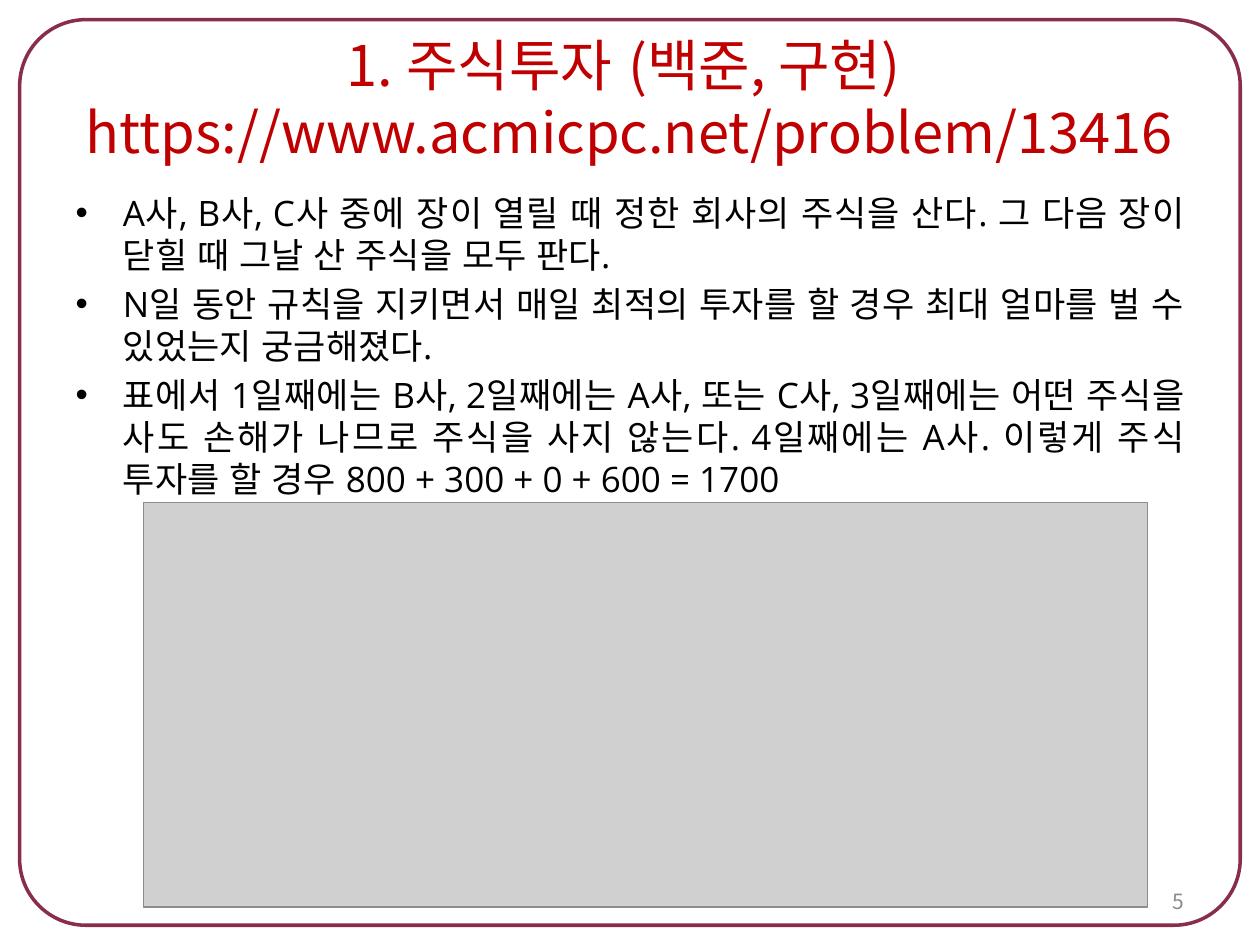
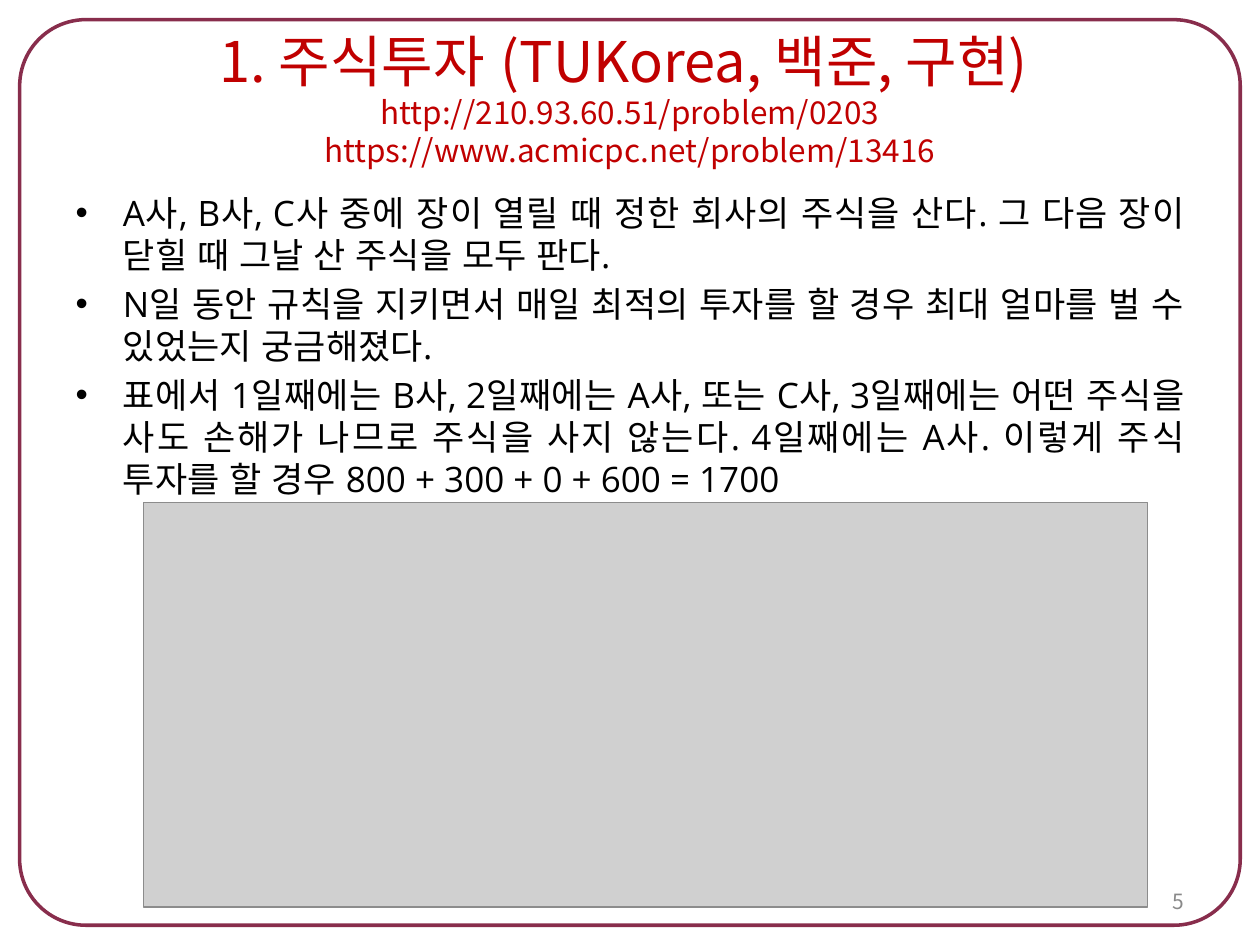
Before and after one commit to chaeeun-dev/CodingTest, a slide deck: slide 5 of 문제해결프로그래밍_숙제/숙제4. 정렬 알고리즘.pptx. Drawn at 1260x945 pixels with LibreOffice and Linux fonts; fonts in the diff are those of the drawing; grey boxes stand for pictures. Boxes give left, top, right and bottom in pixels: in the first picture for what was removed or moved away, otherwise in the second. Text is boxed around its words. In the diff, an @@ line names an element or a change of style, - is before the commit and + after.

```diff
--- a/문제해결프로그래밍_숙제/숙제4. 정렬 알고리즘.pptx
+++ b/문제해결프로그래밍_숙제/숙제4. 정렬 알고리즘.pptx
@@ title at bbox=[219, 35, 1028, 170]: text changed; size 32 to 18 pt @@
-1. 주식투자 (백준, 구현)
-https://www.acmicpc.net/problem/13416
+1. 주식투자 (TUKorea, 백준, 구현)
+http://210.93.60.51/problem/0203
+https://www.acmicpc.net/problem/13416
```
Also in this commit, not shown: 3 other slides changed, 5 other files.
